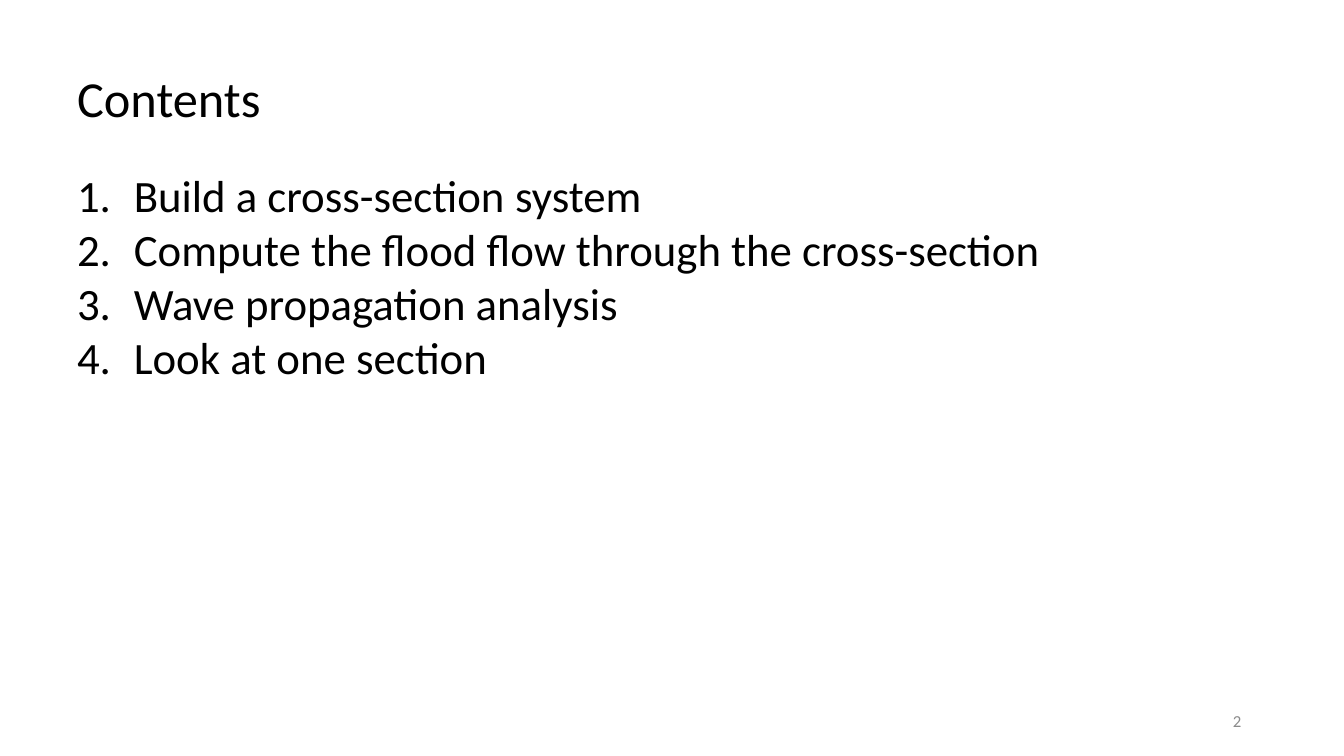
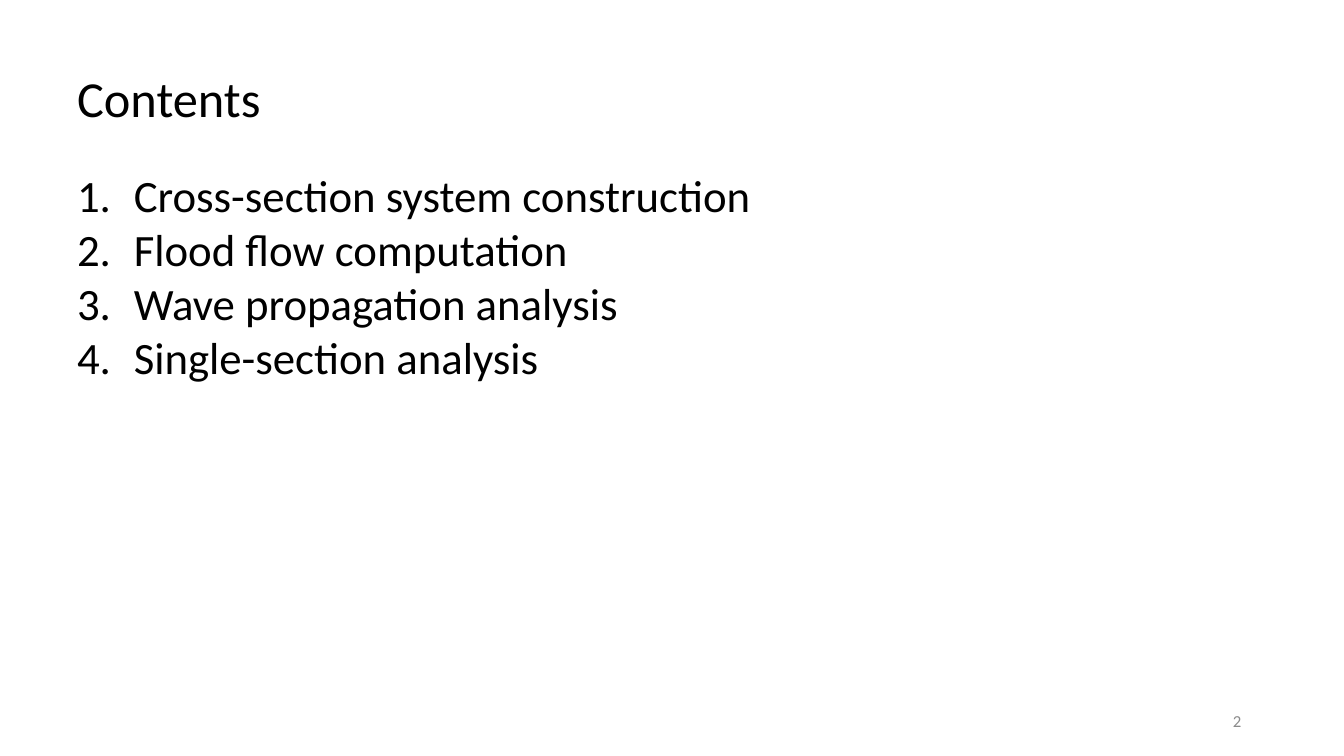
Before and after one commit to damiel-hub/open_channel_watlab_demo, a slide deck: slide 2 of class_slides/Watlab post analysis.pptx. Drawn at 1344x756 pixels with LibreOffice and Linux fonts; fonts in the diff are those of the drawing. Boxes give left, top, right and bottom in pixels: in the first picture for what was removed or moved away, otherwise in the second. Text is boxed around its words. In the diff, an @@ line names an element or a change of style, - is before the commit and + after.

```diff
--- a/class_slides/Watlab post analysis.pptx
+++ b/class_slides/Watlab post analysis.pptx
@@ text at [134, 181, 750, 274]: text changed @@
-1. Build a cross-section system
-2. Compute the flood flow through the cross-section
+1. Cross-section system construction
+2. Flood flow computation
@@ text at [134, 343, 538, 382]: text changed @@
-4. Look at one section
+4. Single-section analysis
```
Also in this commit, not shown: 6 other slides changed, 11 slides added, 1 slide removed, 9 other files.
